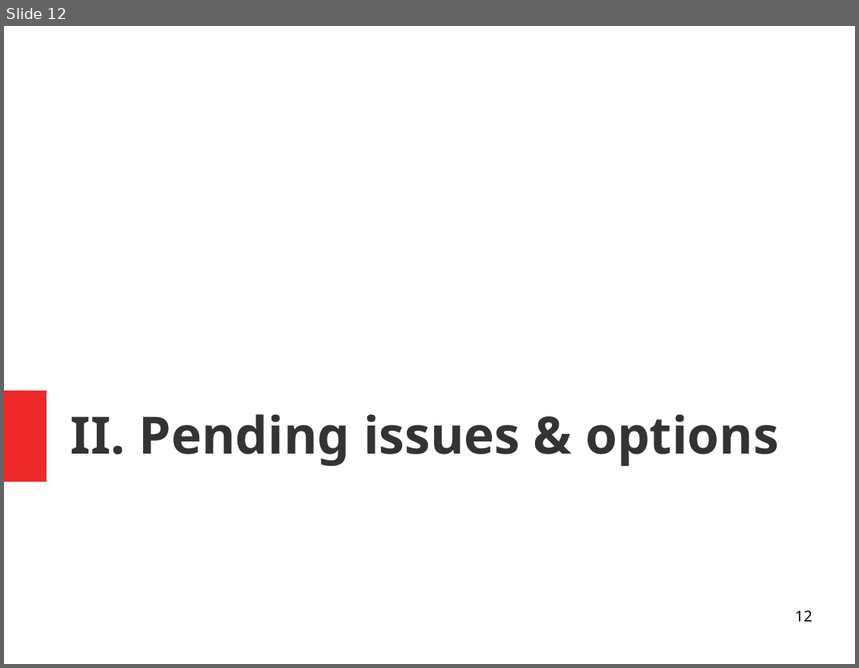
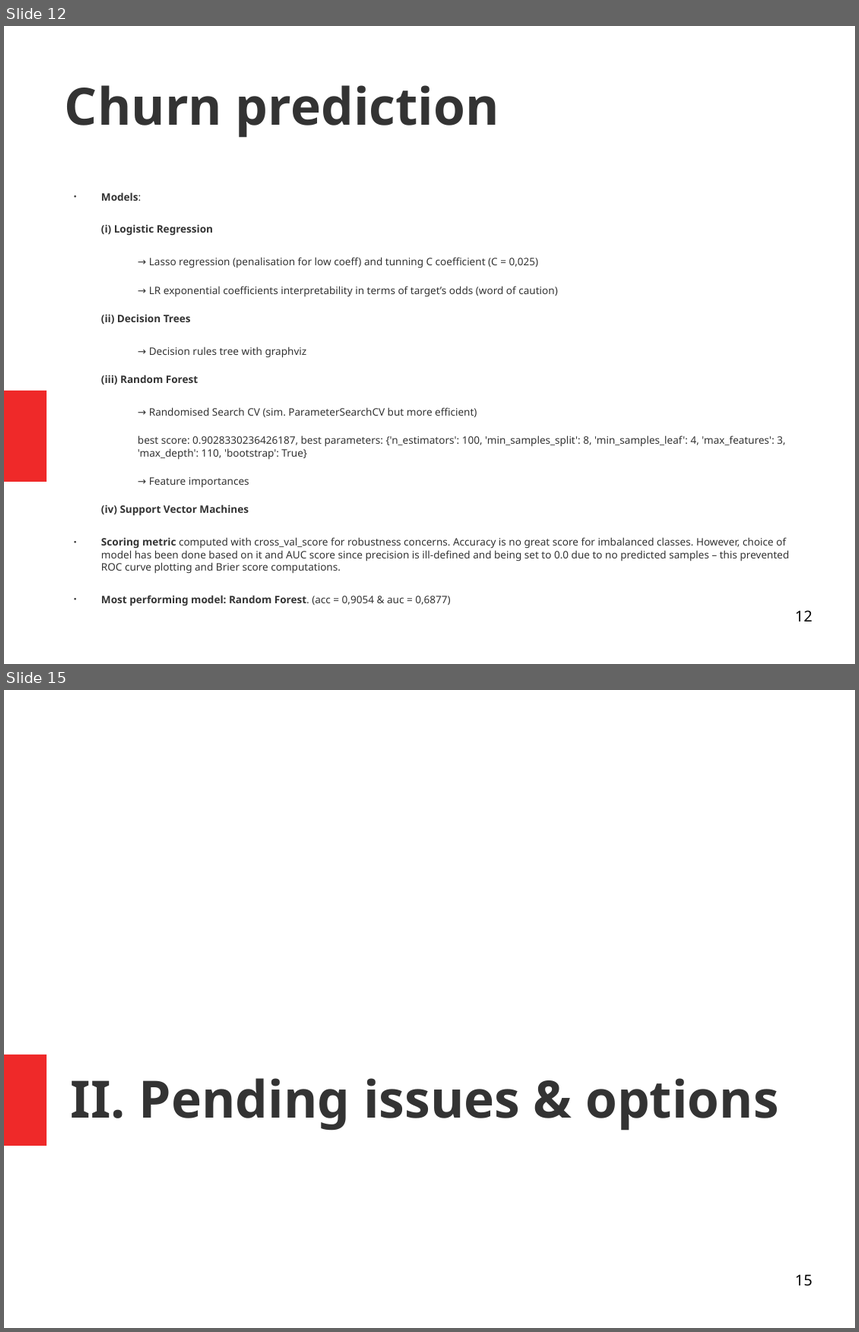
Before and after one commit to isabelpuche/Marketing_Analytics, a slide deck: ppt_100421.odp. Shown one above the other, each under a label of ours: slide 12 before the commit, slides 12 and 15 after it; the slides between them are not shown. The pictures are 859x668 and 859x1332 pixels, drawn with LibreOffice and Linux fonts; fonts in the diff are those of the drawing. Boxes give left, top, right and bottom in pixels: in the first picture for what was removed or moved away, otherwise in the second. Text is boxed around its words. In the diff, an @@ line names an element or a change of style, - is before the commit and + after.

```diff
--- a/ppt_100421.odp
+++ b/ppt_100421.odp
@@ slide 12 added at box(4, 26, 855, 664), background #FFFFFF; not listed: 1 template element that a slide beside it also shows @@
@@ title added at box(65, 85, 500, 138), 48 pt, text #333333, bold @@
+Churn prediction
@@ text added at box(101, 192, 790, 574), 9.6 pt, text #333333 @@
+● Models:
+(i) Logistic Regression
+  → Lasso regression (penalisation for low coeff) and tunning C coefficient (C = 0,025)
+  − → LR exponential coefficients interpretability in terms of target’s odds (word of caution)
+(ii) Decision Trees
+  → Decision rules tree with graphviz
+(iii) Random Forest
+  → Randomised Search CV (sim. ParameterSearchCV but more efficient)
+  − best score: 0.9028330236426187, best parameters: {'n_estimators': 100, 'min_samples_split': 8, 'min_samples_leaf': 4, 'max_features': 3, 'max_depth': 110, 'bootstrap': True}
+  − → Feature importances
+(iv) Support Vector Machines
+● Scoring metric computed with cross_val_score for robustness concerns. Accuracy is no great score for imbalanced classes. However, choice of model has been done based on it and AUC score since precision is ill-defined and being set to 0.0 due to no predicted samples – this prevented ROC curve plotting and Brier score computations.
+● Most performing model: Random Forest. (acc = 0,9054 & auc = 0,6877)
@@ page number added at box(795, 610, 813, 622), 14 pt, text #000000 @@
+12
@@ what was slide 12 is now slide 15 @@
@@ page number at box(795, 1275, 813, 1287): text changed @@
-12
+15
```
Also in this commit, not shown: 2 slides changed, 10 other slides added, 10 slides removed, 3 other files.
